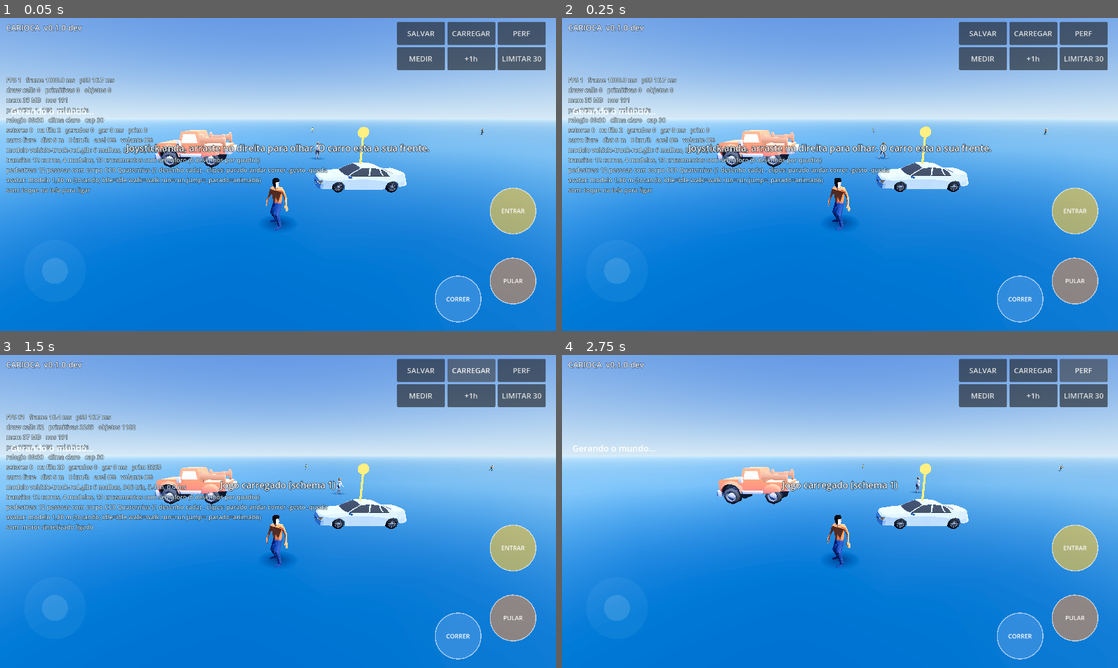
Above: before the commit, frames 1-4 (two rows, left to right).
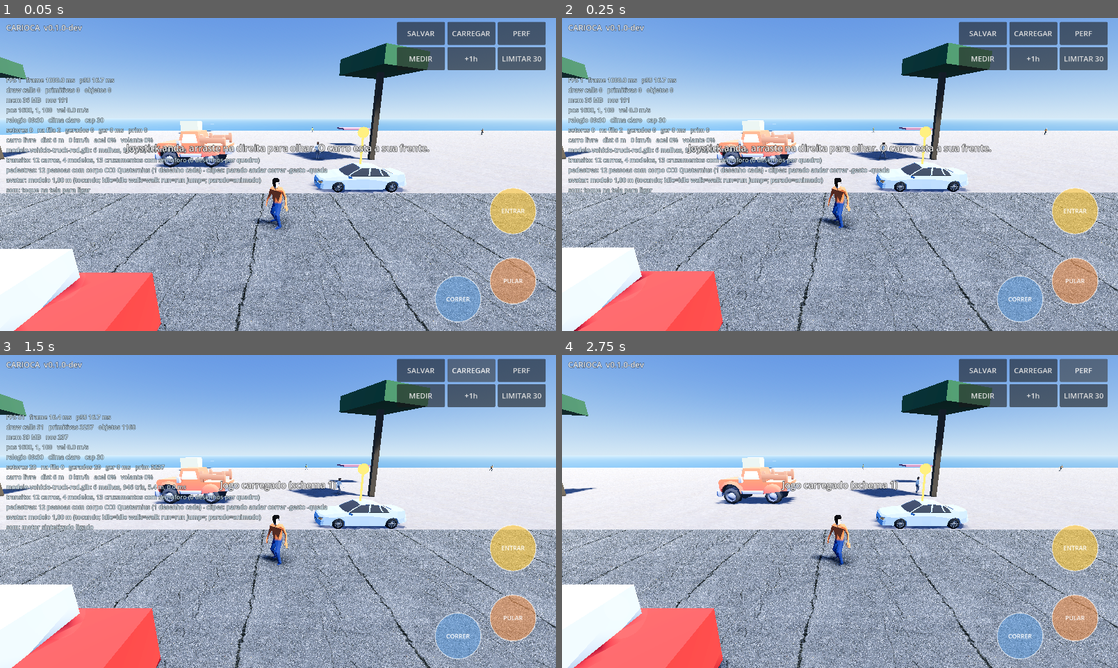
Above: after the commit, the same moments.

Repository: Kkrr18/carioca
Game: Godot game, scene res://scenes/main.tscn
Two runs of this game, one before a commit and one after it. Both use one fixed random seed, a clock stepped at 60 frames per second and the inputs below.
Inputs:
- Up to frame 1 (0.05 s): no input
- Up to frame 2 (0.25 s): no input
- Up to frame 3 (1.5 s): click "SALVAR" at 0.5 s; click "CARREGAR" at 1.25 s
- Up to frame 4 (2.75 s): click "PERF" at 2 s

The runs differ from the first frame. In frame 1, 62% of the frame differs, in the area x 0-100%, y 8-100%; in frame 2, 62%; in frame 3, 62%; in frame 4, 63%.
Error before the commit: Parse Error: Cannot infer the type of "skip_edge" variable because the value doesn't have a set type. (res://scripts/world/city_gen.gd:376)

Commit message:
Corrige a inferência de tipo do skip_edge (CI pegou)
`SHOP_EDGE[side]` é Variant (Array sem tipo) e o ternário não tinha tipo
inferível: city_gen.gd não compilava e levava junto traffic, pedestrians,
sector_streamer e main.

Diff:
--- a/scripts/world/city_gen.gd
+++ b/scripts/world/city_gen.gd
@@ -373,7 +373,10 @@
 	# Planta do vao: frente de ate SHOP_BAY_MAX e ate SHOP_DEPTH_MAX para dentro.
 	var bw := minf(w * 0.62, SHOP_BAY_MAX)
 	var bd := minf(d * 0.45, SHOP_DEPTH_MAX)
-	var skip_edge := SHOP_EDGE[side] if shop_open else -1
+	# `SHOP_EDGE` e um Array sem tipo: sem o `: int` o GDScript nao consegue
+	# inferir o tipo do ternario e o arquivo inteiro deixa de compilar (o CI
+	# pegou isso antes do jogador).
+	var skip_edge: int = SHOP_EDGE[side] if shop_open else -1
 	var ground_top := 0.0
 	var ground_col := col
 
